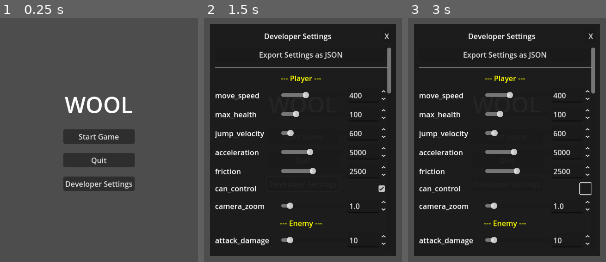
Above: before the commit, frames 1-3 (left to right).
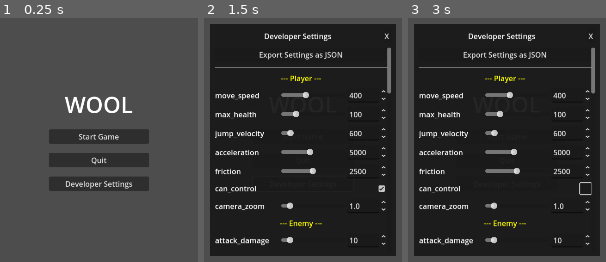
Above: after the commit, the same moments.

Repository: EliasSteffen/Wool
Game: Godot game, scene res://scenes/ui/main_menu.tscn
The game is run twice, just before and just after one commit, with the same random seed, the same clock (stepped at 60 frames per second) and the same inputs.
Inputs (mouse positions are in pixels of both pictures, inside the frame that each line leads up to):
- Up to frame 1 (0.25 s): no input
- Up to frame 2 (1.5 s): click "Developer Settings" at 0.5 s; click "Start Game" at 1.25 s
- Up to frame 3 (3 s): click "Start Game" at 2 s; click (586, 188) at 2.75 s

The runs differ from the first frame. In frame 1, 2.5% of the frame differs, in the area x 24-76%, y 45-71%; in frame 2, less than 0.1%; in frame 3, less than 0.1%.

Commit message:
feat: ✨ Add BaseMenu class and integrate into menus
Introduced the BaseMenu class to handle common menu
functionality, including dynamic button resizing and
dev settings management. Updated MainMenu and PauseMenu
to extend BaseMenu, promoting code reuse and cleaner
structure.

Diff:
--- /dev/null
+++ b/scripts/ui/base_menu.gd
@@ -0,0 +1,32 @@
+class_name BaseMenu
+extends Node
+
+const DEV_SETTINGS_SCENE = preload("res://scenes/ui/dev_settings_window.tscn")
+
+var _dev_settings_instance: Node = null
+var _buttons_to_resize: Array[Control] = []
+
+func _ready() -> void:
+	get_tree().root.size_changed.connect(_update_button_sizes)
+	# Defer to ensure all children are ready and registered
+	call_deferred("_update_button_sizes")
+
+func register_buttons(buttons: Array[Control]) -> void:
+	_buttons_to_resize.append_array(buttons)
+	_update_button_sizes()
+
+func _update_button_sizes() -> void:
+	var width := get_viewport().get_visible_rect().size.x / 8.0
+	for btn in _buttons_to_resize:
+		if is_instance_valid(btn):
+			btn.custom_minimum_size.x = width
+
+func _on_dev_settings_pressed() -> void:
+	if not _dev_settings_instance:
+		_dev_settings_instance = DEV_SETTINGS_SCENE.instantiate()
+		get_tree().root.add_child(_dev_settings_instance)
+
+	if _dev_settings_instance.has_method("open"):
+		_dev_settings_instance.open()
+	else:
+		_dev_settings_instance.show()
--- a/scripts/ui/main_menu.gd
+++ b/scripts/ui/main_menu.gd
@@ -1,13 +1,11 @@
-extends Control
+extends BaseMenu
 
 @onready var start_button: Button = $CenterContainer/VBoxContainer/StartButton
 @onready var quit_button: Button = $CenterContainer/VBoxContainer/QuitButton
 @onready var dev_settings_button: Button = $CenterContainer/VBoxContainer/DevSettingsButton
 
-const DEV_SETTINGS_SCENE = preload("res://scenes/ui/dev_settings_window.tscn")
-var _dev_settings_instance: Node = null
-
 func _ready() -> void:
+	super._ready()
 	# Ensure Main Menu always processes, even if game is paused
 	process_mode = Node.PROCESS_MODE_ALWAYS
 
@@ -15,18 +13,10 @@
 	quit_button.pressed.connect(_on_quit_pressed)
 	dev_settings_button.pressed.connect(_on_dev_settings_pressed)
 
+	register_buttons([start_button, quit_button, dev_settings_button])
+
 func _on_start_pressed() -> void:
 	GameManager.start_game()
 
 func _on_quit_pressed() -> void:
 	GameManager.quit_game()
-
-func _on_dev_settings_pressed() -> void:
-	if not _dev_settings_instance:
-		_dev_settings_instance = DEV_SETTINGS_SCENE.instantiate()
-		get_tree().root.add_child(_dev_settings_instance)
-
-	if _dev_settings_instance.has_method("open"):
-		_dev_settings_instance.open()
-	else:
-		_dev_settings_instance.show()
--- a/scripts/ui/pause_menu.gd
+++ b/scripts/ui/pause_menu.gd
@@ -1,29 +1,21 @@
-extends CanvasLayer
+extends BaseMenu
 
 @onready var resume_button: Button = $Control/CenterContainer/VBoxContainer/ResumeButton
 @onready var dev_settings_button: Button = $Control/CenterContainer/VBoxContainer/DevSettingsButton
 @onready var menu_button: Button = $Control/CenterContainer/VBoxContainer/MenuButton
 @onready var quit_button: Button = $Control/CenterContainer/VBoxContainer/QuitButton
 
-const DEV_SETTINGS_SCENE = preload("res://scenes/ui/dev_settings_window.tscn")
-var _dev_settings_instance: Node = null
-
 func _ready() -> void:
+	super._ready()
 	resume_button.pressed.connect(_on_resume_pressed)
 	dev_settings_button.pressed.connect(_on_dev_settings_pressed)
 	menu_button.pressed.connect(_on_menu_pressed)
 	quit_button.pressed.connect(_on_quit_pressed)
 
+	register_buttons([resume_button, dev_settings_button, menu_button, quit_button])
+
 func _on_resume_pressed() -> void:
 	GameManager.toggle_pause()
-
-func _on_dev_settings_pressed() -> void:
-	if not _dev_settings_instance:
-		_dev_settings_instance = DEV_SETTINGS_SCENE.instantiate()
-		get_tree().root.add_child(_dev_settings_instance)
-
-	if _dev_settings_instance.has_method("open"):
-		_dev_settings_instance.open()
 
 func _on_menu_pressed() -> void:
 	GameManager.return_to_menu()
Not shown, added: scripts/ui/base_menu.gd.uid
